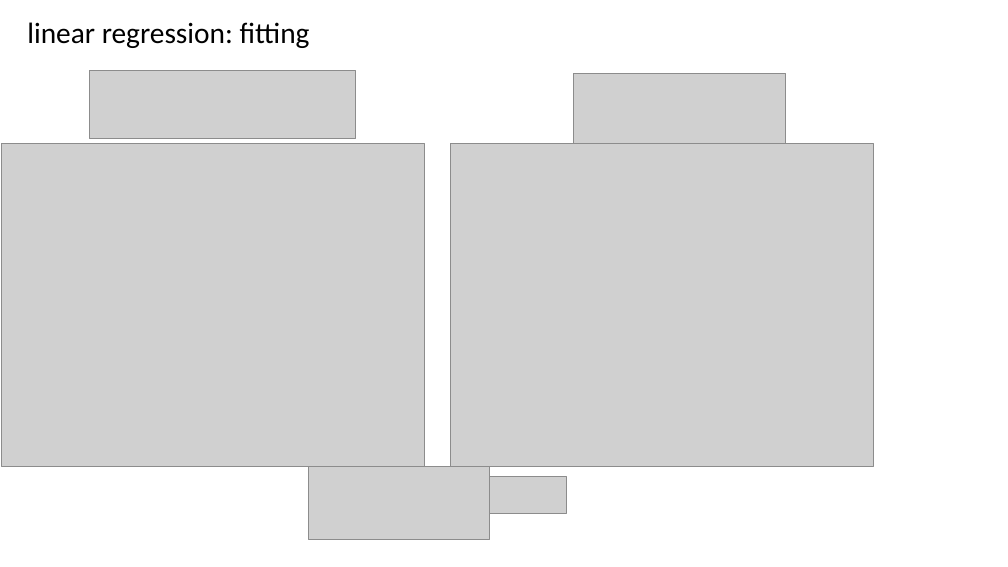
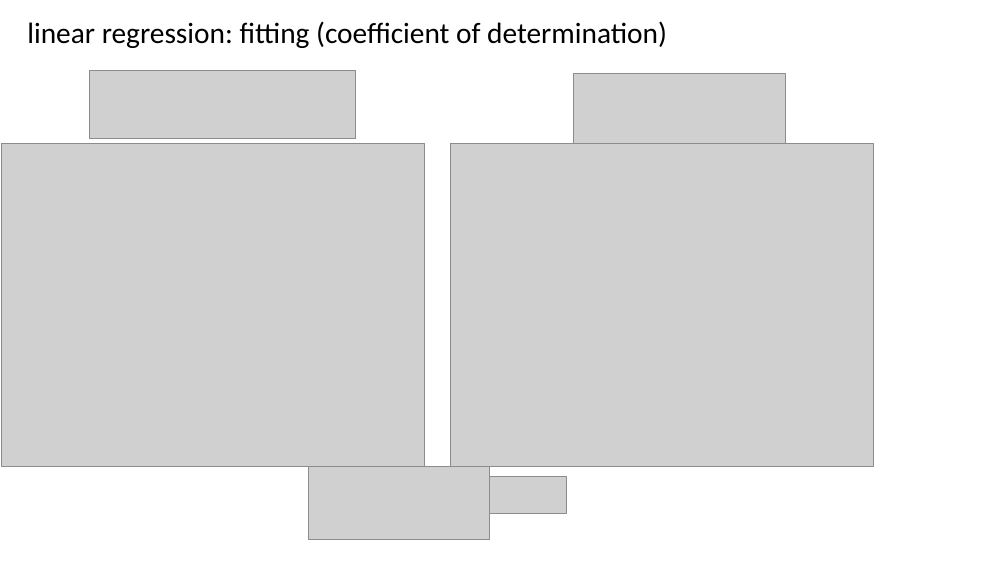
Before and after one commit to compomics/ML-course-VIB-2024, a slide deck: slide 6 of slides/2_regression.pptx. Drawn at 1008x567 pixels with LibreOffice and Linux fonts; fonts in the diff are those of the drawing; grey boxes stand for pictures. Boxes give left, top, right and bottom in pixels: in the first picture for what was removed or moved away, otherwise in the second. Text is boxed around its words. In the diff, an @@ line names an element or a change of style, - is before the commit and + after.

```diff
--- a/slides/2_regression.pptx
+++ b/slides/2_regression.pptx
@@ text at (27, 21, 667, 48): text changed @@
-linear regression: fitting
+linear regression: fitting (coefficient of determination)
```
Also in this commit, not shown: 1 other slide changed.
